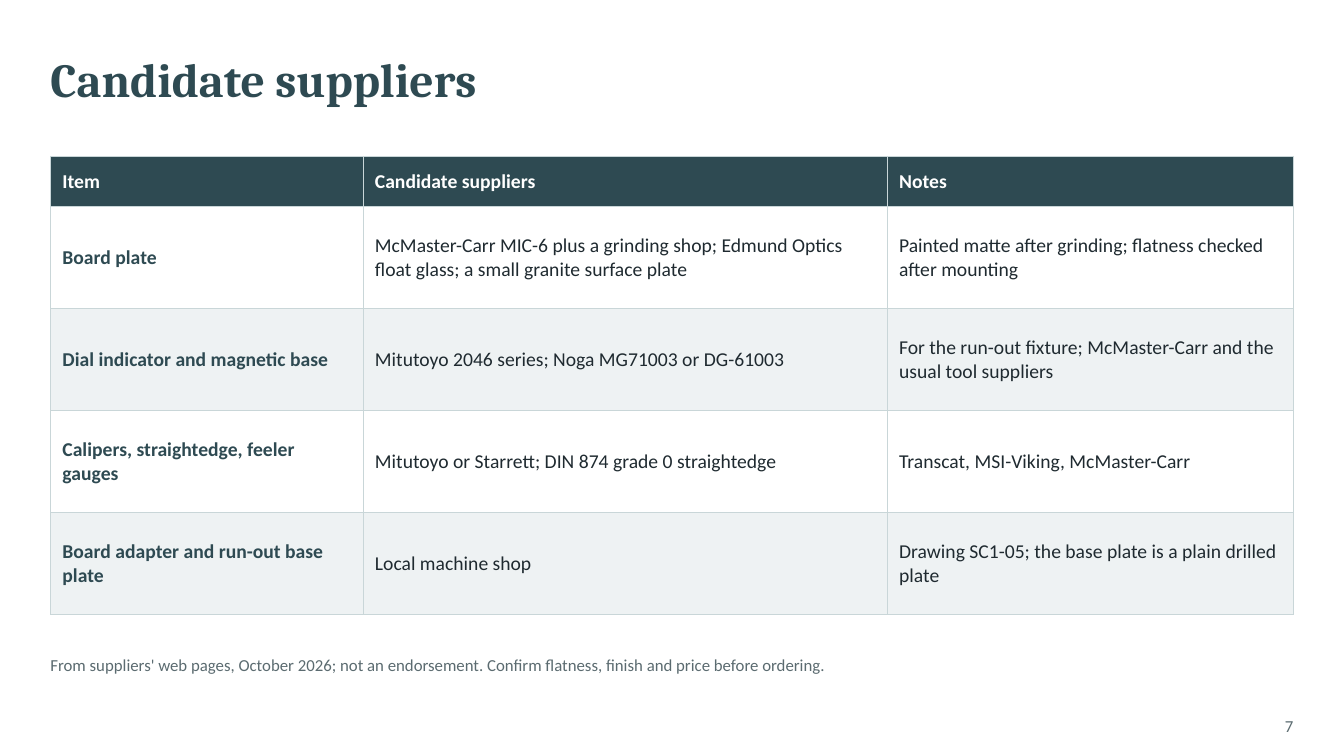
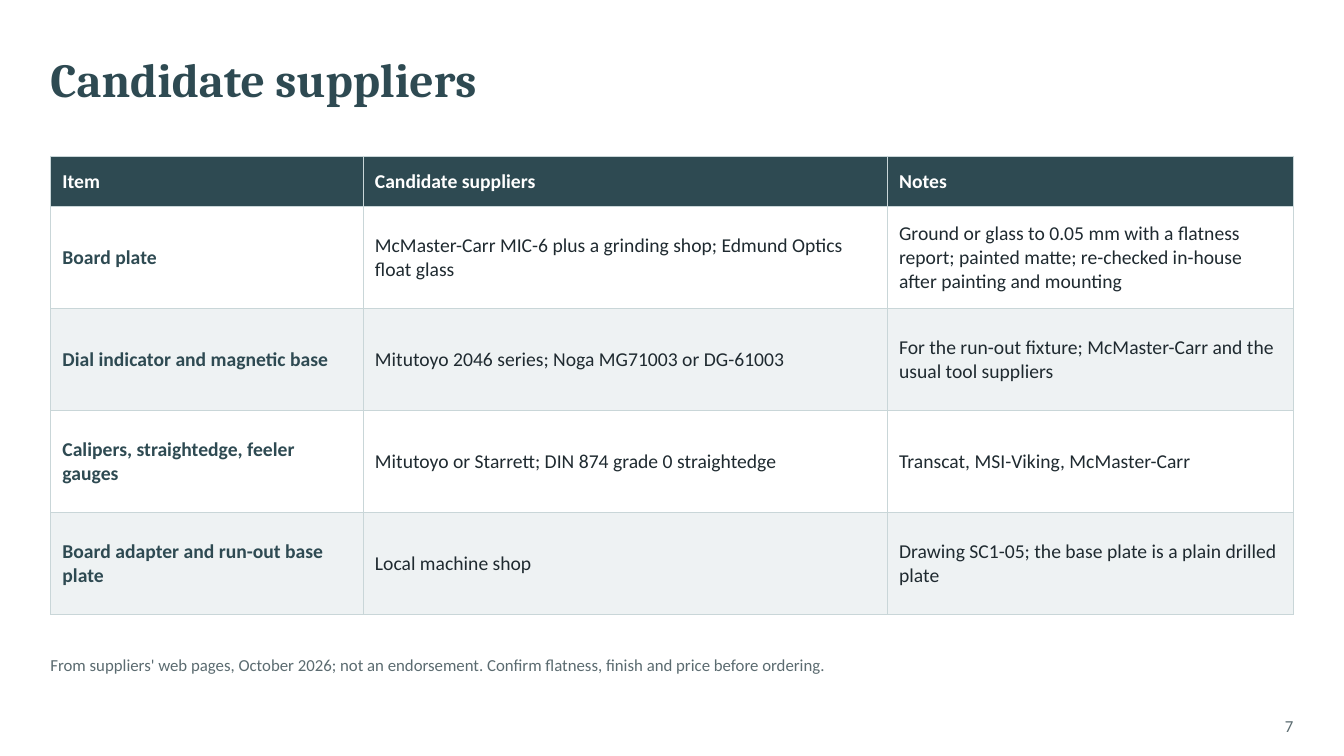
Before and after one commit to glibertyreach/plane_plane_registration, a slide deck: slide 7 of docs/presentations/registration_procurement_build.pptx. Drawn at 1344x756 pixels with LibreOffice and Linux fonts; fonts in the diff are those of the drawing. Boxes give left, top, right and bottom in pixels: in the first picture for what was removed or moved away, otherwise in the second. Text is boxed around its words. In the diff, an @@ line names an element or a change of style, - is before the commit and + after.

```diff
--- a/docs/presentations/registration_procurement_build.pptx
+++ b/docs/presentations/registration_procurement_build.pptx
@@ table at [50,156,1294,589] @@
-row 2, column 2: McMaster-Carr MIC-6 plus a grinding shop; Edmund Optics float glass; a small granite surface plate
+row 2, column 2: McMaster-Carr MIC-6 plus a grinding shop; Edmund Optics float glass
-row 2, column 3: Painted matte after grinding; flatness checked after mounting
+row 2, column 3: Ground or glass to 0.05 mm with a flatness report; painted matte; re-checked in-house after painting and mounting
```
Also in this commit, not shown: 5 other files.
